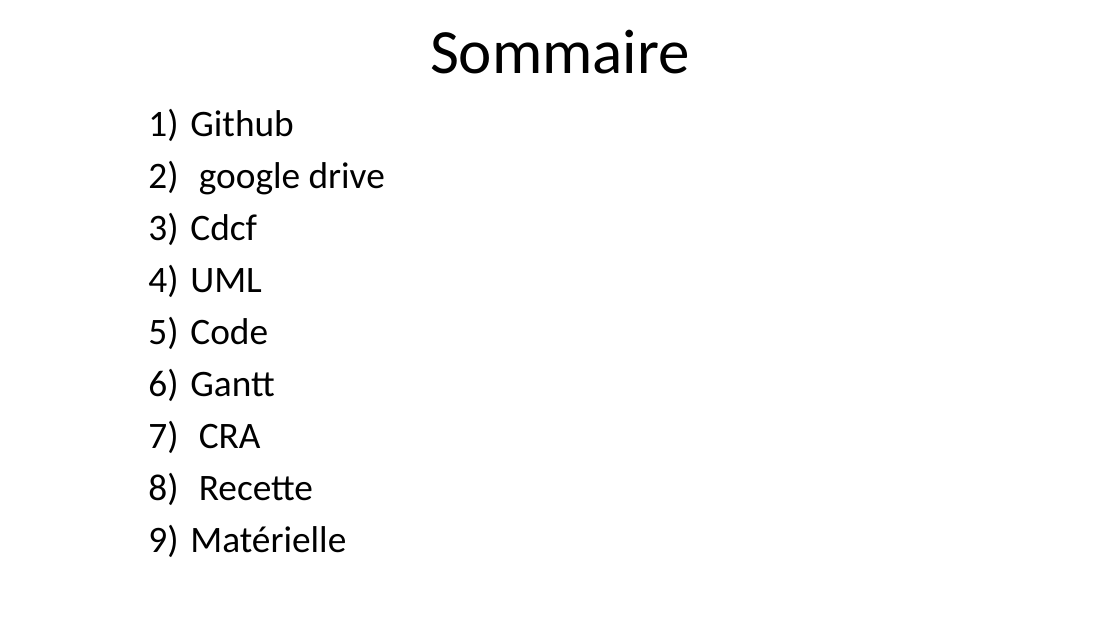
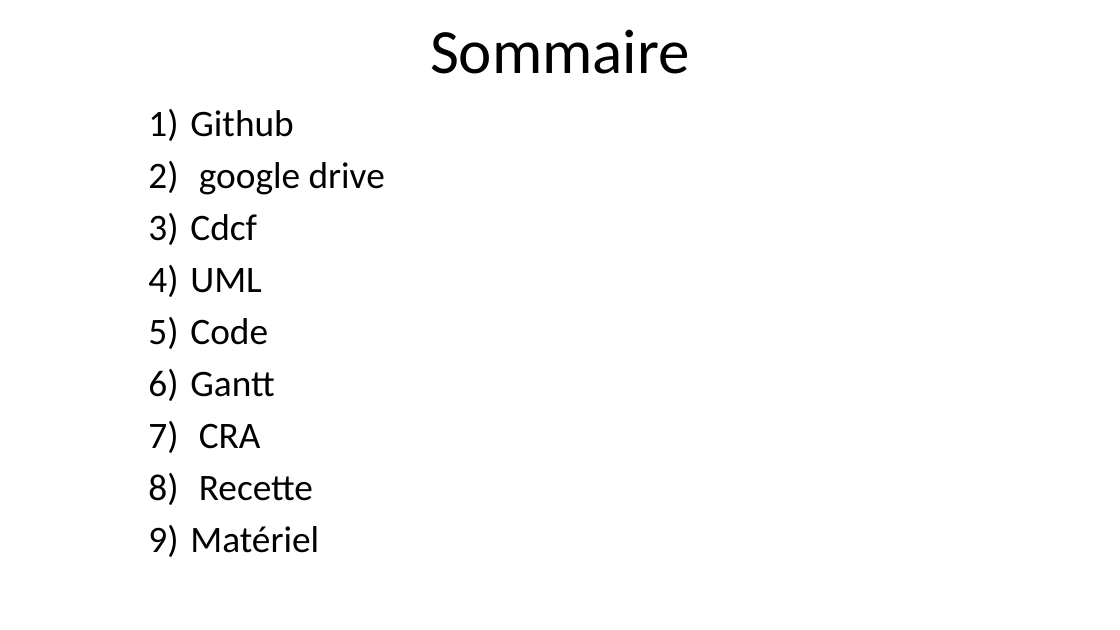
Before and after one commit to florian60430/RadiateurCrous, a slide deck: slide 1 of Revue/Revue1.pptx. Drawn at 1120x630 pixels with LibreOffice and Linux fonts; fonts in the diff are those of the drawing. Boxes give left, top, right and bottom in pixels: in the first picture for what was removed or moved away, otherwise in the second. Text is boxed around its words. In the diff, an @@ line names an element or a change of style, - is before the commit and + after.

Commit message:
ppt

```diff
--- a/Revue/Revue1.pptx
+++ b/Revue/Revue1.pptx
@@ subtitle at (190, 526, 319, 553): text changed @@
-9) Matérielle
+9) Matériel
```
